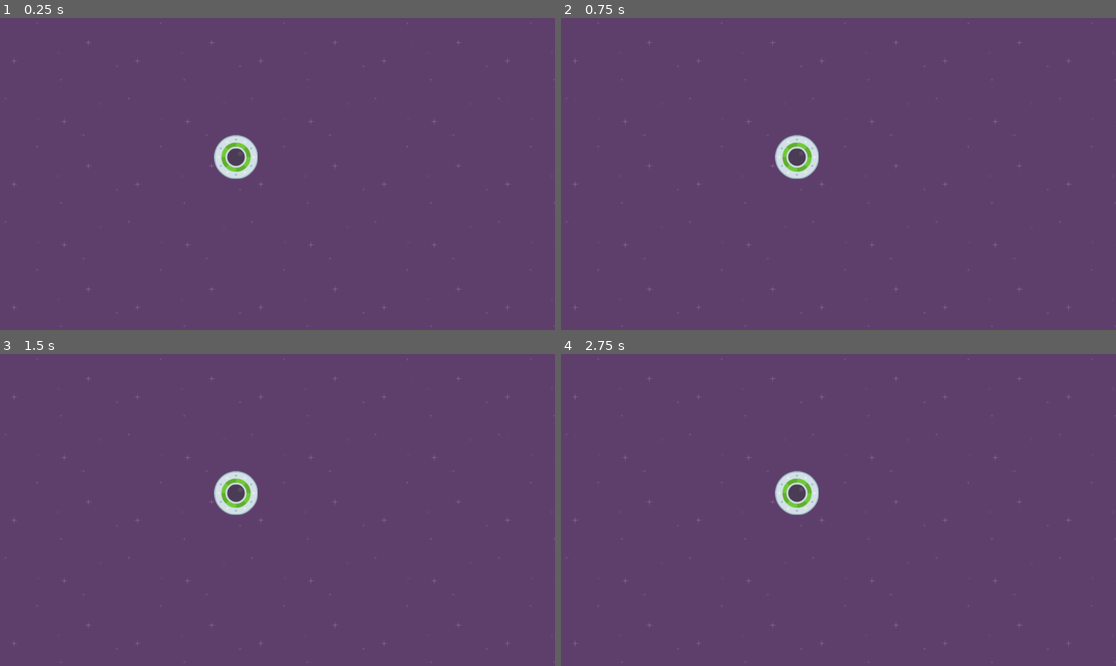
Above: before the commit, frames 1-4 (two rows, left to right).
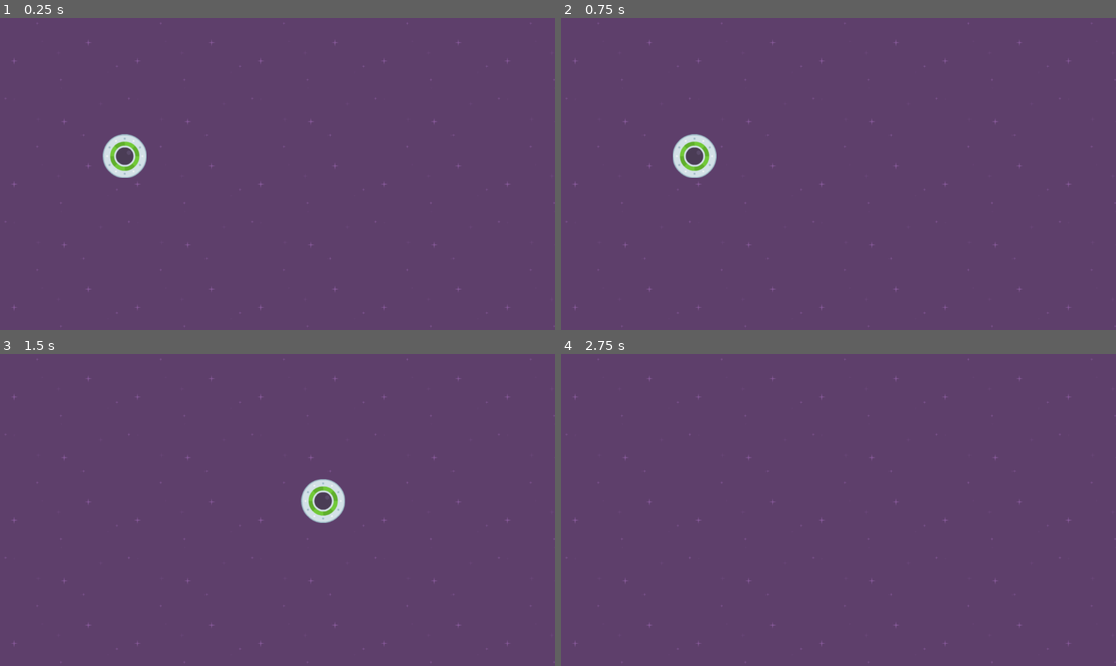
Above: after the commit, the same moments.

Repository: GSTranter/godot-4-tutorial_complete-2d
Game: Godot game, scene res://level_1.tscn
The game is run twice, just before and just after one commit, with the same random seed, the same clock (stepped at 60 frames per second) and the same inputs.
Inputs:
- Up to frame 1 (0.25 s): no input
- Up to frame 2 (0.75 s): tap Enter at 0.5 s; hold Right (move_right, bound only after the commit) from 0.53 s (still down)
- Up to frame 3 (1.5 s): release Right (move_right, bound only after the commit) at 1.28 s; hold S (move_down, bound only after the commit) from 1.28 s (still down)
- Up to frame 4 (2.75 s): release S (move_down, bound only after the commit) at 2.03 s; hold Right (move_right, bound only after the commit) from 2.03 s (still down)

The runs differ from the first frame. In frame 1, 1.5% of the frame differs, in the area x 18-47%, y 37-52%; in frame 2, 1.5%; in frame 3, 1.5%, in the area x 38-63%, y 37-55%; in frame 4, 0.8%.

Commit message:
Move player

Diff:
--- /dev/null
+++ b/projects/speedy-saucer/level.gd
@@ -0,0 +1,5 @@
+extends Node2D
+
+# Called when the node enters the scene tree for the first time.
+func _ready() -> void:
+	pass # Replace with function body.
--- a/projects/speedy-saucer/level_1.tscn
+++ b/projects/speedy-saucer/level_1.tscn
@@ -1,15 +1,18 @@
 [gd_scene format=3 uid="uid://bvkv7av4i8btp"]
 
 [ext_resource type="Texture2D" uid="uid://bn1f6nj8wexf6" path="res://purple.png" id="1_3hls8"]
+[ext_resource type="Script" uid="uid://dd33wljrx7xct" path="res://level.gd" id="1_hn12h"]
 [ext_resource type="PackedScene" uid="uid://dk10h1bcane41" path="res://player.tscn" id="2_hbghi"]
 
 [node name="Level1" type="Node2D" unique_id=1502563241]
+script = ExtResource("1_hn12h")
 
 [node name="Background" type="TextureRect" parent="." unique_id=1484771674]
+z_index = -100
 offset_right = 1152.0
 offset_bottom = 648.0
 texture = ExtResource("1_3hls8")
 stretch_mode = 1
 
 [node name="Player" parent="." unique_id=144497035 instance=ExtResource("2_hbghi")]
-position = Vector2(490, 289)
+position = Vector2(259, 287)
--- /dev/null
+++ b/projects/speedy-saucer/player.gd
@@ -0,0 +1,16 @@
+extends RigidBody2D
+
+func _physics_process(delta: float) -> void:
+	var force = 1000
+
+	if Input.is_action_pressed("move_right"):
+		apply_force(Vector2(force, 0), Vector2(0,0))
+
+	if Input.is_action_pressed("move_left"):
+		apply_force(Vector2(-force, 0), Vector2(0,0))
+
+	if Input.is_action_pressed("move_up"):
+		apply_force(Vector2(0, -force), Vector2(0,0))
+
+	if Input.is_action_pressed("move_down"):
+		apply_force(Vector2(0, force), Vector2(0,0))
--- a/projects/speedy-saucer/player.tscn
+++ b/projects/speedy-saucer/player.tscn
@@ -1,12 +1,14 @@
 [gd_scene format=3 uid="uid://dk10h1bcane41"]
 
 [ext_resource type="Texture2D" uid="uid://cw6l11rj18n4j" path="res://ufoGreen.png" id="1_4flbx"]
+[ext_resource type="Script" uid="uid://djbvu5cfw1t77" path="res://player.gd" id="1_onrkg"]
 
 [sub_resource type="CircleShape2D" id="CircleShape2D_4flbx"]
 radius = 46.043457
 
 [node name="Player" type="RigidBody2D" unique_id=144497035]
 gravity_scale = 0.0
+script = ExtResource("1_onrkg")
 
 [node name="Sprite2D" type="Sprite2D" parent="." unique_id=542204622]
 texture = ExtResource("1_4flbx")
--- a/projects/speedy-saucer/project.godot
+++ b/projects/speedy-saucer/project.godot
@@ -15,6 +15,33 @@
 config/features=PackedStringArray("4.6", "Forward Plus")
 config/icon="res://icon.svg"
 
+[input]
+
+move_right={
+"deadzone": 0.2,
+"events": [Object(InputEventKey,"resource_local_to_scene":false,"resource_name":"","device":0,"window_id":0,"alt_pressed":false,"shift_pressed":false,"ctrl_pressed":false,"meta_pressed":false,"pressed":false,"keycode":0,"physical_keycode":4194321,"key_label":0,"unicode":0,"location":0,"echo":false,"script":null)
+, Object(InputEventKey,"resource_local_to_scene":false,"resource_name":"","device":0,"window_id":0,"alt_pressed":false,"shift_pressed":false,"ctrl_pressed":false,"meta_pressed":false,"pressed":false,"keycode":0,"physical_keycode":68,"key_label":0,"unicode":0,"location":0,"echo":false,"script":null)
+]
+}
+move_left={
+"deadzone": 0.2,
+"events": [Object(InputEventKey,"resource_local_to_scene":false,"resource_name":"","device":-1,"window_id":0,"alt_pressed":false,"shift_pressed":false,"ctrl_pressed":false,"meta_pressed":false,"pressed":false,"keycode":0,"physical_keycode":4194319,"key_label":0,"unicode":0,"location":0,"echo":false,"script":null)
+, Object(InputEventKey,"resource_local_to_scene":false,"resource_name":"","device":-1,"window_id":0,"alt_pressed":false,"shift_pressed":false,"ctrl_pressed":false,"meta_pressed":false,"pressed":false,"keycode":0,"physical_keycode":65,"key_label":0,"unicode":97,"location":0,"echo":false,"script":null)
+]
+}
+move_up={
+"deadzone": 0.2,
+"events": [Object(InputEventKey,"resource_local_to_scene":false,"resource_name":"","device":-1,"window_id":0,"alt_pressed":false,"shift_pressed":false,"ctrl_pressed":false,"meta_pressed":false,"pressed":false,"keycode":0,"physical_keycode":87,"key_label":0,"unicode":119,"location":0,"echo":false,"script":null)
+, Object(InputEventKey,"resource_local_to_scene":false,"resource_name":"","device":-1,"window_id":0,"alt_pressed":false,"shift_pressed":false,"ctrl_pressed":false,"meta_pressed":false,"pressed":false,"keycode":0,"physical_keycode":4194320,"key_label":0,"unicode":0,"location":0,"echo":false,"script":null)
+]
+}
+move_down={
+"deadzone": 0.2,
+"events": [Object(InputEventKey,"resource_local_to_scene":false,"resource_name":"","device":-1,"window_id":0,"alt_pressed":false,"shift_pressed":false,"ctrl_pressed":false,"meta_pressed":false,"pressed":false,"keycode":0,"physical_keycode":83,"key_label":0,"unicode":115,"location":0,"echo":false,"script":null)
+, Object(InputEventKey,"resource_local_to_scene":false,"resource_name":"","device":-1,"window_id":0,"alt_pressed":false,"shift_pressed":false,"ctrl_pressed":false,"meta_pressed":false,"pressed":false,"keycode":0,"physical_keycode":4194322,"key_label":0,"unicode":0,"location":0,"echo":false,"script":null)
+]
+}
+
 [physics]
 
 3d/physics_engine="Jolt Physics"
Not shown, added: projects/speedy-saucer/level.gd.uid
Not shown, added: projects/speedy-saucer/player.gd.uid
